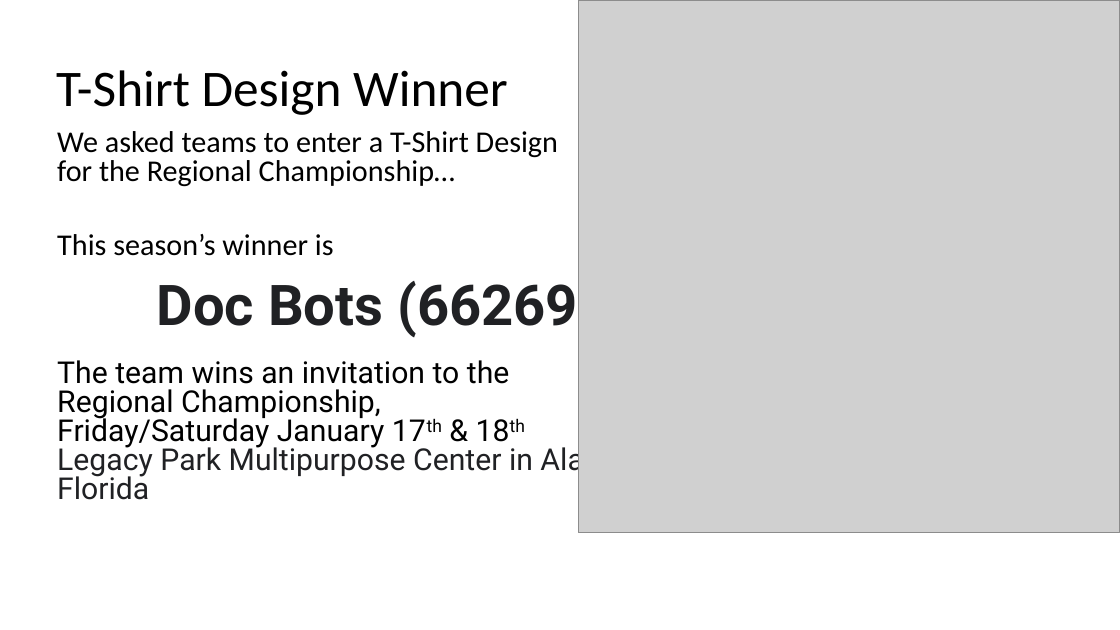
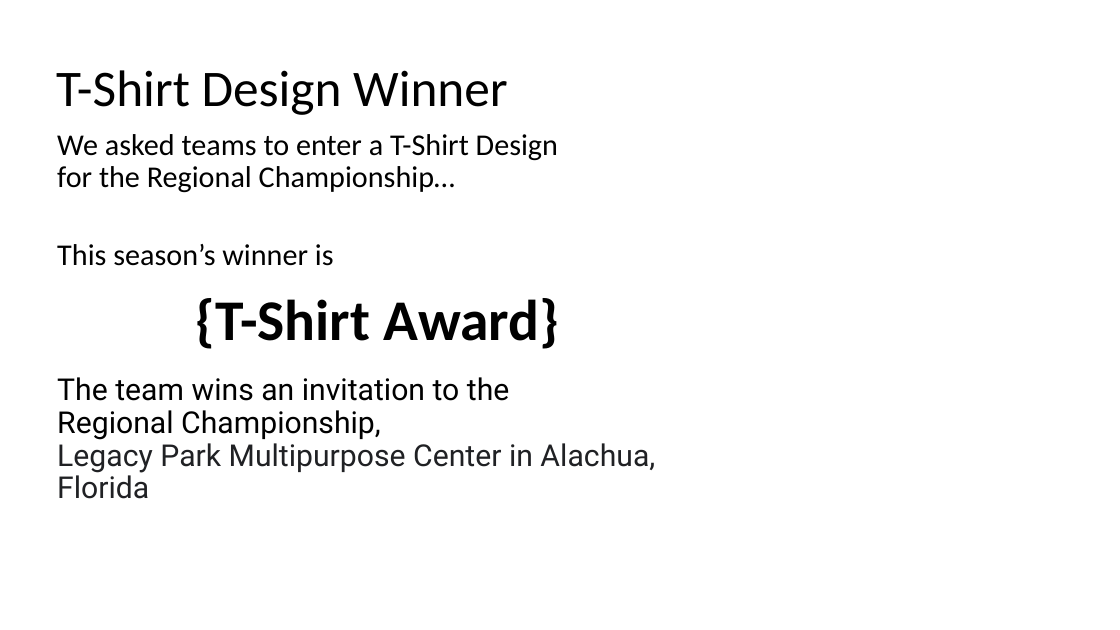
Before and after one commit to bpmerkel/FLLSlides, a slide deck: slide 9 of Api/Templates/Awards Ceremony - Short.pptx. Drawn at 1120x630 pixels with LibreOffice and Linux fonts; fonts in the diff are those of the drawing; grey boxes stand for pictures; background and template pictures are left out. Boxes give left, top, right and bottom in pixels: in the first picture for what was removed or moved away, otherwise in the second. Text is boxed around its words. In the diff, an @@ line names an element or a change of style, - is before the commit and + after.

Commit message:
Update PowerPoint files for Awards Ceremony
Modified binary content in "Awards Ceremony - Full.pptx" and "Awards Ceremony - Short.pptx". No specific text or code changes were detailed in the diff output.

```diff
--- a/Api/Templates/Awards Ceremony - Short.pptx
+++ b/Api/Templates/Awards Ceremony - Short.pptx
@@ picture removed at <box>578,0,1120,533</box> @@
@@ text at <box>57,134,558,266</box>: line spacing 0.8 to 0.9 @@
@@ text at <box>57,298,655,499</box>: text changed @@
-Doc Bots (66269)
-The team wins an invitation to the
-Regional Championship,
-Friday/Saturday January 17th & 18th
-Legacy Park Multipurpose Center in Alachua, Florida
+{T-Shirt Award}
+The team wins an invitation to the
+Regional Championship,
+Legacy Park Multipurpose Center in Alachua, Florida
```
Also in this commit, not shown: 2 other slides changed, 1 other file.
